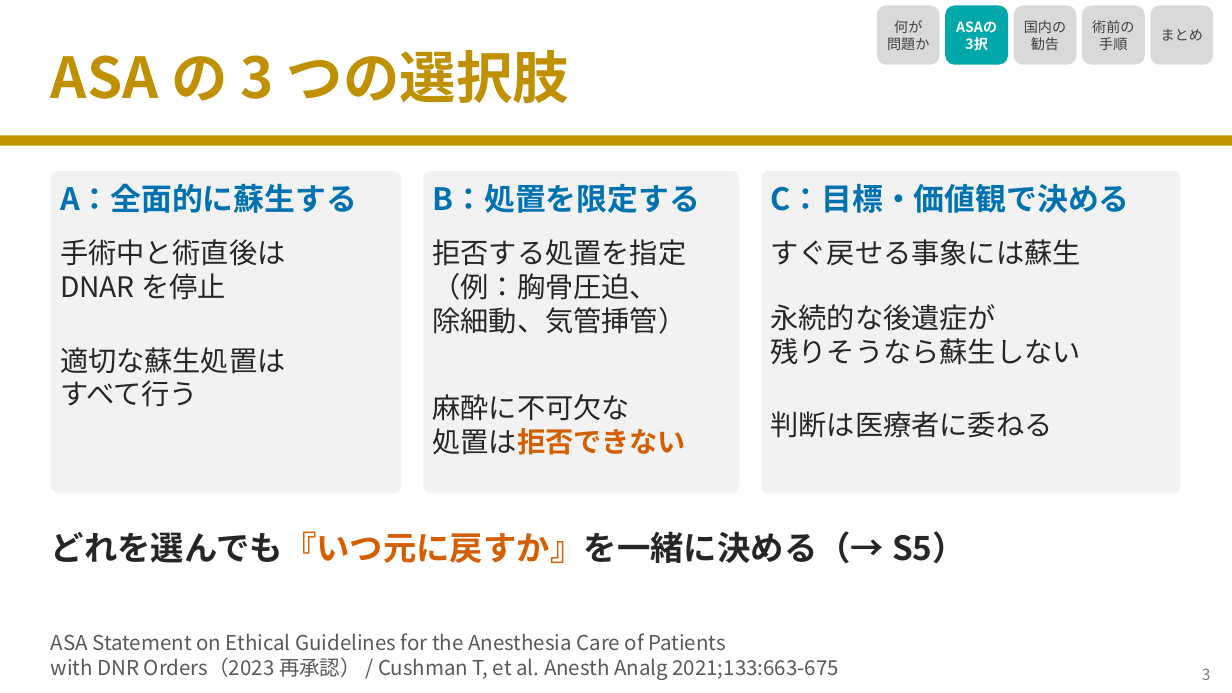
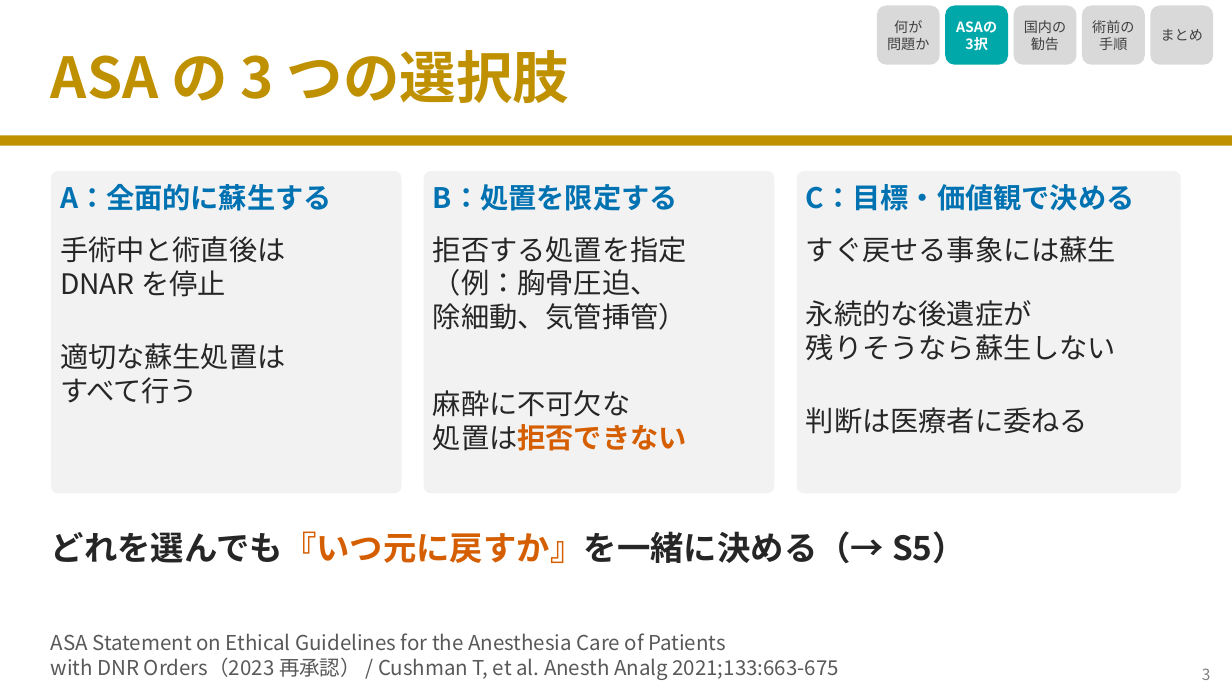
Before and after one commit to nobumitsu-3141/Anes-lecture, a slide deck: slide 4 of slides/4-6_perioperative_dnar/4-6_perioperative_dnar.pptx. Drawn at 1232x693 pixels with LibreOffice and Linux fonts; fonts in the diff are those of the drawing. Boxes give left, top, right and bottom in pixels: in the first picture for what was removed or moved away, otherwise in the second. Text is boxed around its words. In the diff, an @@ line names an element or a change of style, - is before the commit and + after.

```diff
--- a/slides/4-6_perioperative_dnar/4-6_perioperative_dnar.pptx
+++ b/slides/4-6_perioperative_dnar/4-6_perioperative_dnar.pptx
@@ rounded rectangle: place and size @@
-rounded rectangle at <box>423,171,739,494</box>
+rounded rectangle at <box>424,171,775,494</box>
@@ rounded rectangle: place and size @@
-rounded rectangle at <box>762,171,1181,494</box>
+rounded rectangle at <box>797,171,1181,494</box>
@@ size 24 to 22 pt in 3 elements at <box>60,184,332,211</box>, <box>806,184,1135,211</box>, <box>433,184,678,211</box> @@
@@ text "C：目標・価値観で決める": place and size @@
-text "C：目標・価値観で決める" at <box>771,183,1130,213</box>
+text "C：目標・価値観で決める" at <box>806,184,1135,211</box>
@@ text "拒否する処置を指定": place and size @@
-text "拒否する処置を指定" at <box>433,239,687,334</box>
+text "拒否する処置を指定" at <box>433,236,687,330</box>
@@ text "すぐ戻せる事象には蘇生": place and size @@
-text "すぐ戻せる事象には蘇生" at <box>771,239,1081,266</box>
+text "すぐ戻せる事象には蘇生" at <box>806,236,1116,263</box>
@@ text "永続的な後遺症が": place and size @@
-text "永続的な後遺症が" at <box>771,304,1081,365</box>
+text "永続的な後遺症が" at <box>806,300,1116,361</box>
@@ text "適切な蘇生処置は": place and size @@
-text "適切な蘇生処置は" at <box>60,347,285,407</box>
+text "適切な蘇生処置は" at <box>60,343,285,404</box>
@@ text "麻酔に不可欠な": place and size @@
-text "麻酔に不可欠な" at <box>433,394,687,455</box>
+text "麻酔に不可欠な" at <box>433,390,687,451</box>
@@ text "判断は医療者に委ねる": place and size @@
-text "判断は医療者に委ねる" at <box>771,411,1053,438</box>
+text "判断は医療者に委ねる" at <box>806,407,1088,434</box>
```
Also in this commit, not shown: 3 other slides changed, 27 other files.
